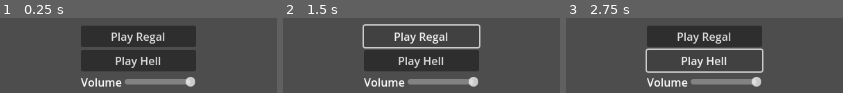
Above: before the commit, frames 1-3 (left to right).
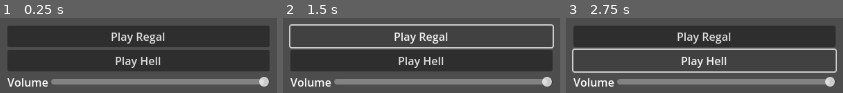
Above: after the commit, the same moments.

Repository: AceOfSpades-JFK/MusicPlayer
Game: Godot game, scene res://demo/demo.tscn
Same seed, same stepped clock (60 frames per second), same inputs: the game is played once before the commit and once after it.
Inputs:
- Up to frame 1 (0.25 s): no input
- Up to frame 2 (1.5 s): click "Play Regal" at 0.5 s; click "Play Regal" at 1.25 s
- Up to frame 3 (2.75 s): click "Play Hell" at 2 s

The runs differ from the first frame. In frame 1, 35% of the frame differs, in the area x 2-98%, y 10-92%; in frame 2, 24%; in frame 3, 24%.

Commit message:
volume change while dragging

Diff:
--- a/demo/demo.tscn
+++ b/demo/demo.tscn
@@ -22,10 +22,10 @@
 anchor_top = 0.5
 anchor_right = 0.5
 anchor_bottom = 0.5
-offset_left = -83.0
-offset_top = -20.0
-offset_right = 83.0
-offset_bottom = 20.0
+offset_left = -189.0
+offset_top = -46.0
+offset_right = 189.0
+offset_bottom = 47.0
 grow_horizontal = 2
 grow_vertical = 2
 
@@ -56,3 +56,4 @@
 [connection signal="pressed" from="VBoxContainer/Regal" to="." method="_on_regal_pressed"]
 [connection signal="pressed" from="VBoxContainer/Hell" to="." method="_on_hell_pressed"]
 [connection signal="drag_ended" from="VBoxContainer/HBoxContainer/VolumeSlider" to="." method="_on_volume_slider_drag_ended"]
+[connection signal="drag_started" from="VBoxContainer/HBoxContainer/VolumeSlider" to="." method="_on_volume_slider_drag_started"]
--- a/demo/menu.gd
+++ b/demo/menu.gd
@@ -1,18 +1,30 @@
 extends Control
 
 
+var _dragging: bool = false
 @onready var volume_slider: HSlider = $VBoxContainer/HBoxContainer/VolumeSlider
 
 
 func _on_regal_pressed():
-	$MusicPlayer.load_track("Regal", volume_slider.value)
+	_change_track("Regal")
 
 
 func _on_hell_pressed():
-	$MusicPlayer.load_track("Hell", volume_slider.value)
+	_change_track("Hell")
 
 
-func _on_volume_slider_drag_ended(value_changed):
-	if value_changed:
+func _change_track(track_name):
+	$MusicPlayer.load_track(track_name, volume_slider.value)
+
+
+func _on_volume_slider_drag_ended(_value_changed):
+	_dragging = false
+
+func _process(_delta):
+	if _dragging:
 		if $MusicPlayer.get_child_count():
 			$MusicPlayer.set_volume(volume_slider.value)
+	pass
+
+func _on_volume_slider_drag_started():
+	_dragging = true
--- a/script/music_player.gd
+++ b/script/music_player.gd
@@ -102,4 +102,4 @@
 
 
 func _calculate_db(normal_volume: float) -> float:
-	return lerp(MIN_DB, MAX_DB, pow(normal_volume, 1.0/10))
+	return lerp(MIN_DB, MAX_DB, pow(normal_volume, 1.0/7.0))
